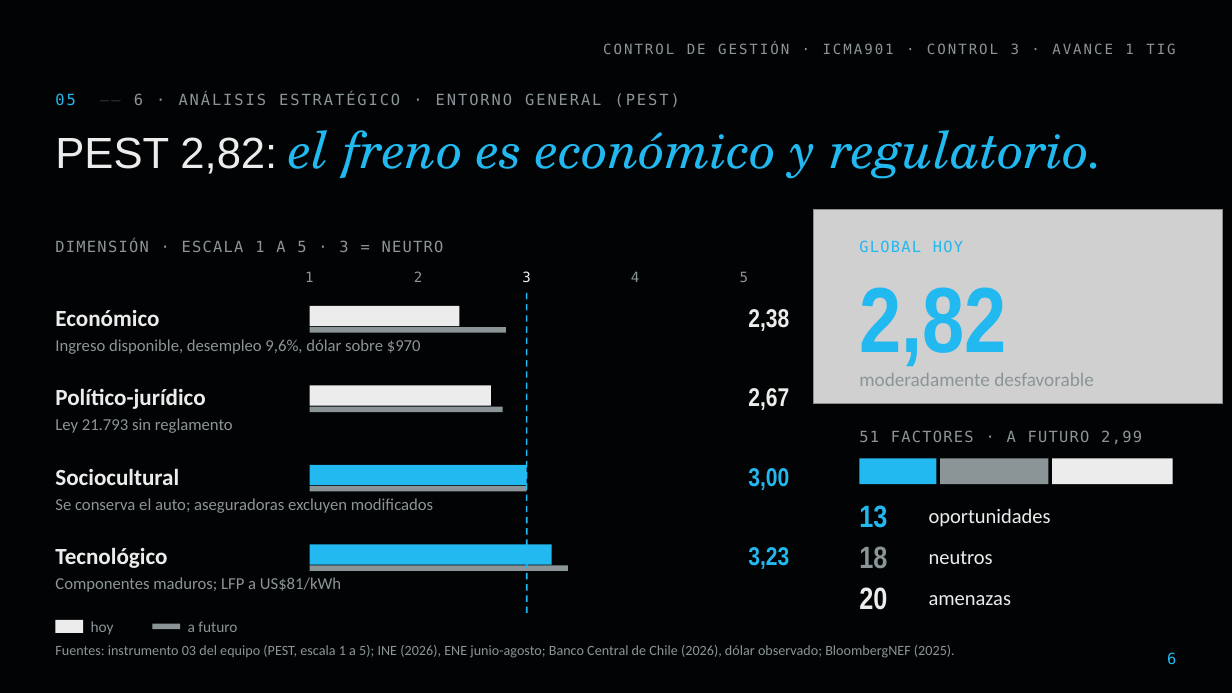
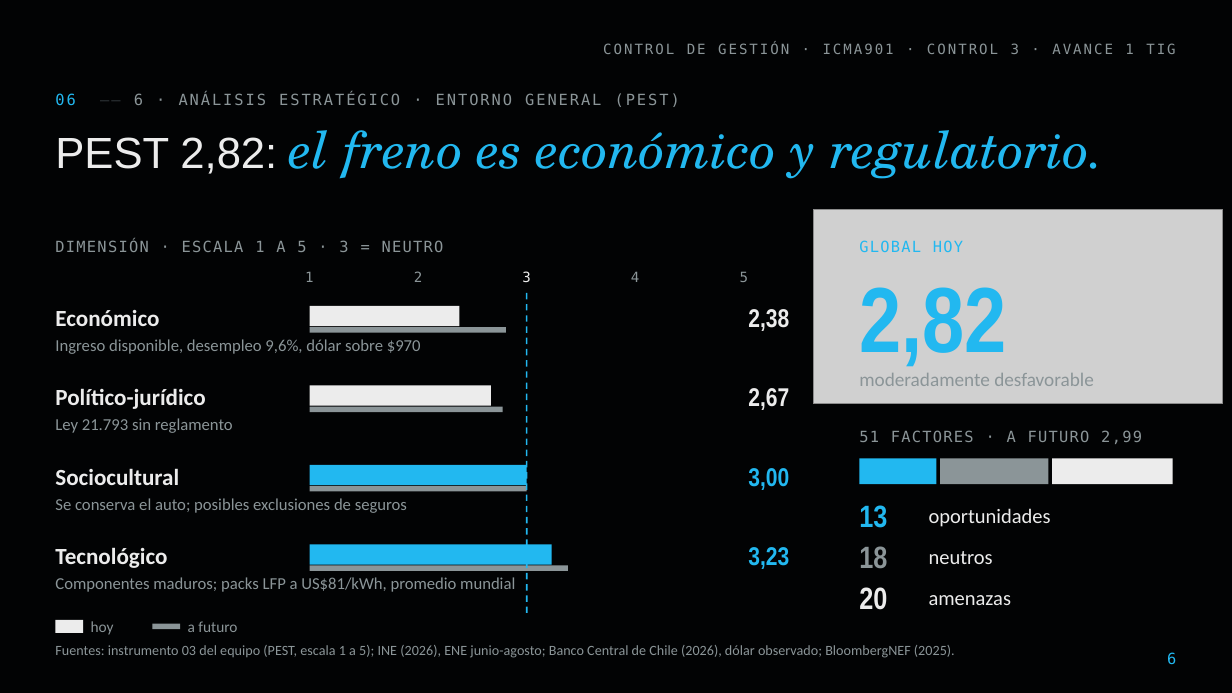
Before and after one commit to diegoaam0109-ux/lumine, a slide deck: slide 6 of control-3/Lumine_Control3_Avance1_TIG.pptx. Drawn at 1232x693 pixels with LibreOffice and Linux fonts; fonts in the diff are those of the drawing; grey boxes stand for pictures; background and template pictures are left out. Boxes give left, top, right and bottom in pixels: in the first picture for what was removed or moved away, otherwise in the second. Text is boxed around its words. In the diff, an @@ line names an element or a change of style, - is before the commit and + after.

```diff
--- a/control-3/Lumine_Control3_Avance1_TIG.pptx
+++ b/control-3/Lumine_Control3_Avance1_TIG.pptx
@@ text at box(55, 92, 680, 107): text changed @@
-05 —— 6 · ANÁLISIS ESTRATÉGICO · ENTORNO GENERAL (PEST)
+06 —— 6 · ANÁLISIS ESTRATÉGICO · ENTORNO GENERAL (PEST)
@@ text at box(55, 498, 407, 513): text changed @@
-Se conserva el auto; aseguradoras excluyen modificados
+Se conserva el auto; posibles exclusiones de seguros
@@ text at box(55, 577, 515, 592): text changed @@
-Componentes maduros; LFP a US$81/kWh
+Componentes maduros; packs LFP a US$81/kWh, promedio mundial
```
Also in this commit, not shown: 17 other slides changed, 13 other files.
